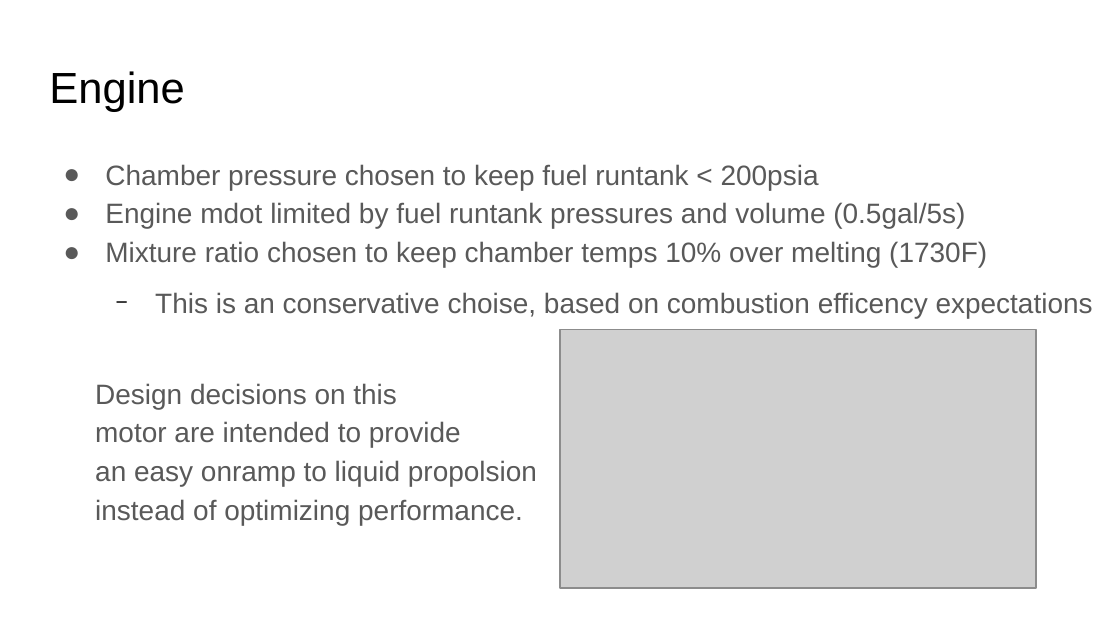
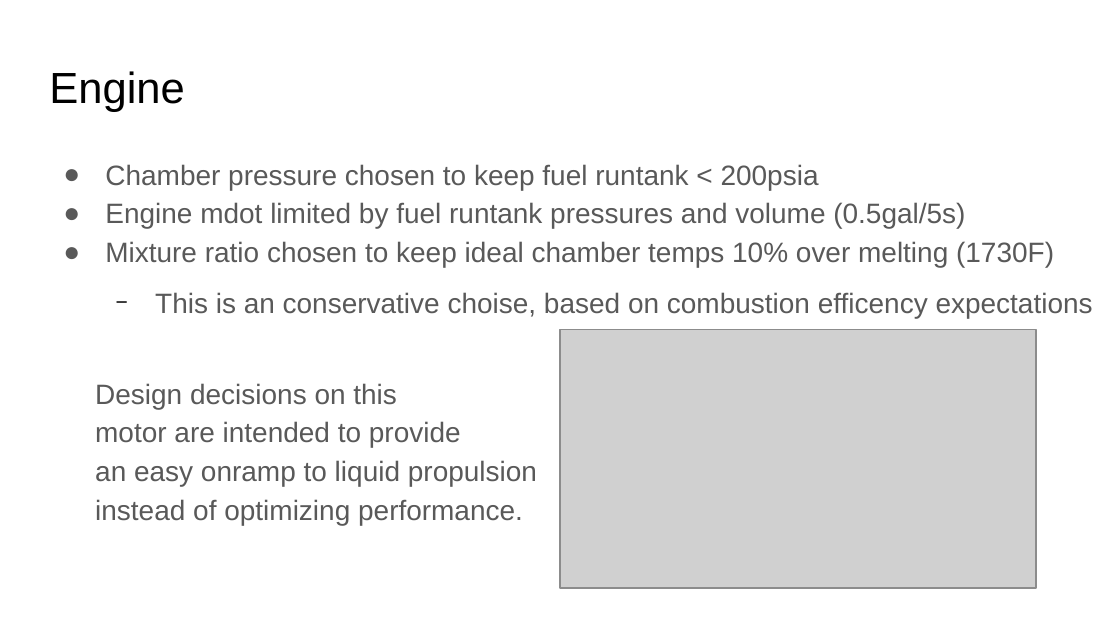
Before and after one commit to ControlSoup/Thrusty, a slide deck: slide 2 of projects/nitrious_engine/presentations/Review.odp. Drawn at 1120x630 pixels with LibreOffice and Linux fonts; fonts in the diff are those of the drawing; grey boxes stand for pictures. Boxes give left, top, right and bottom in pixels: in the first picture for what was removed or moved away, otherwise in the second. Text is boxed around its words. In the diff, an @@ line names an element or a change of style, - is before the commit and + after.

```diff
--- a/projects/nitrious_engine/presentations/Review.odp
+++ b/projects/nitrious_engine/presentations/Review.odp
@@ text at [105, 241, 1054, 267]: text changed @@
-● Mixture ratio chosen to keep chamber temps 10% over melting (1730F)
+● Mixture ratio chosen to keep ideal chamber temps 10% over melting (1730F)
@@ text at [95, 460, 537, 525]: text changed @@
-an easy onramp to liquid propolsion
-instead of optimizing performance.
+an easy onramp to liquid propulsion
+instead of optimizing performance.
```
Also in this commit, not shown: 5 other slides changed, 1 slide removed.
